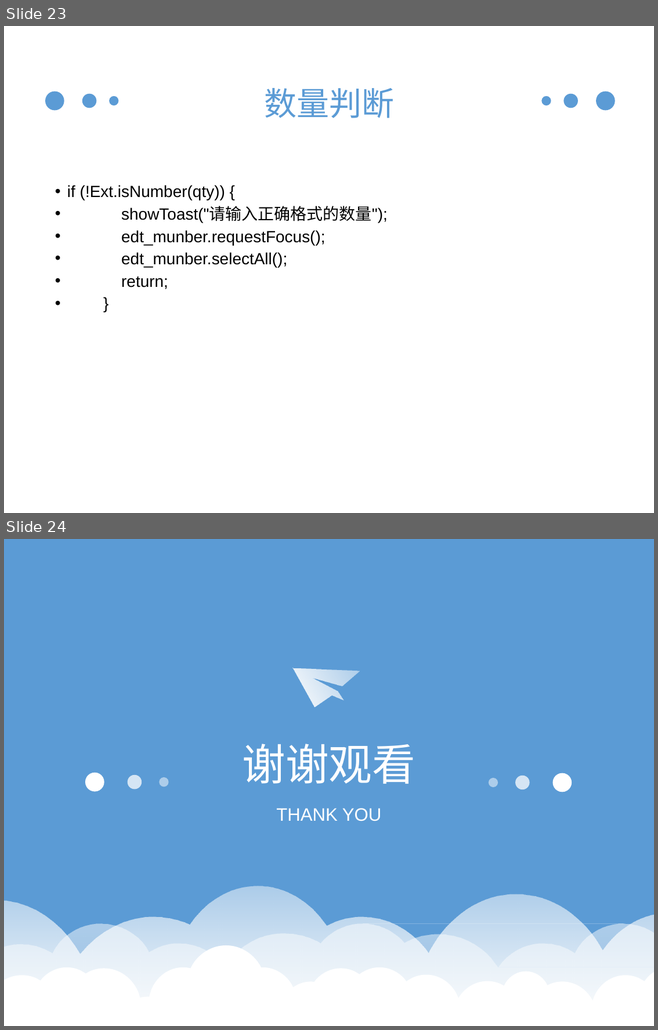
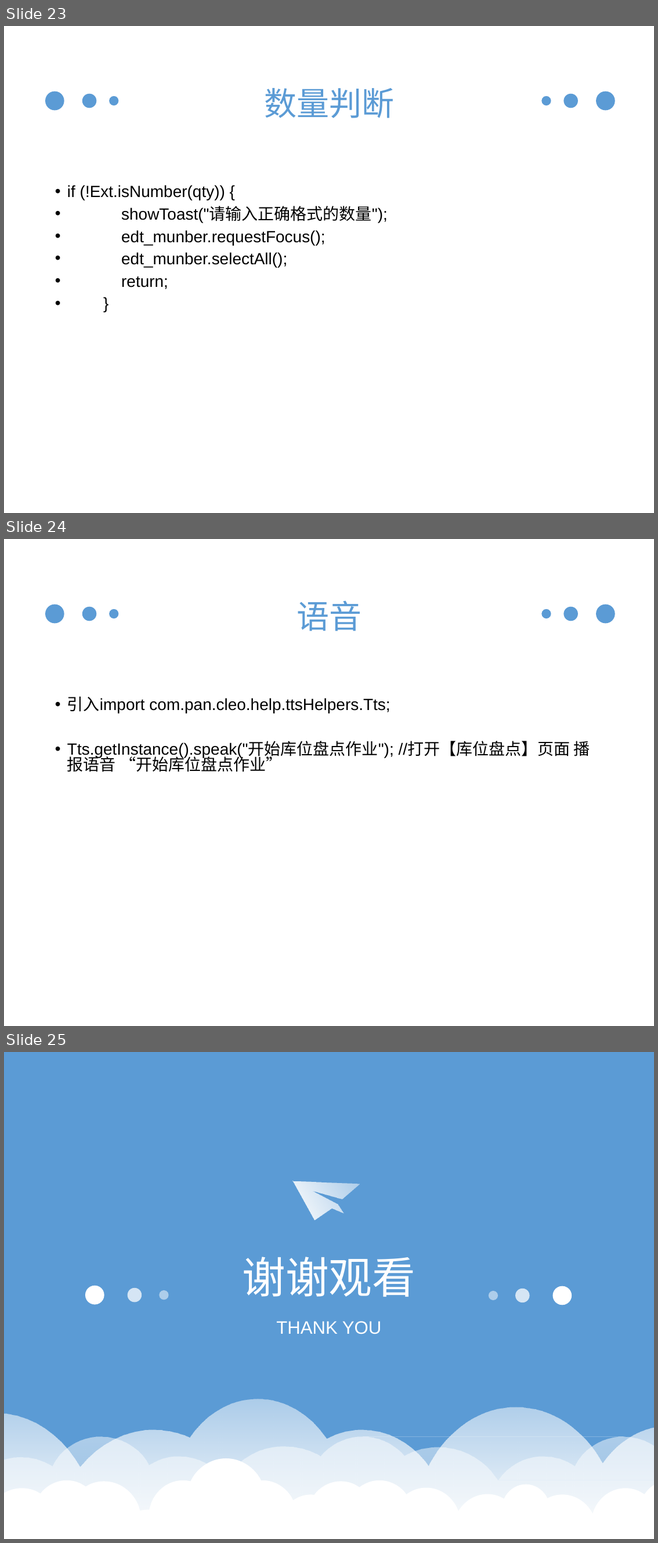
Before and after one commit to kankaiaierke/sgTechnicalFile, a slide deck: 开发手册/pda/PDA开发流程手册.ppt. Shown one above the other, each under a label of ours: slides 23 and 24 before the commit, slides 23, 24 and 25 after it. The pictures are 658x1030 and 658x1543 pixels, drawn with LibreOffice and Linux fonts; fonts in the diff are those of the drawing. Boxes give left, top, right and bottom in pixels: in the first picture for what was removed or moved away, otherwise in the second. Text is boxed around its words. In the diff, an @@ line names an element or a change of style, - is before the commit and + after.

```diff
--- a/开发手册/pda/PDA开发流程手册.ppt
+++ b/开发手册/pda/PDA开发流程手册.ppt
@@ slide 24 added at box(4, 539, 654, 1026), background #FFFFFF; not listed: 6 template elements that a slide beside it also shows @@
@@ title added at box(296, 600, 361, 631), 36 pt, text #5B9BD5 @@
+语音
@@ text added at box(67, 696, 589, 772), 18 pt, text #000000 @@
+• 引入import com.pan.cleo.help.ttsHelpers.Tts;
+• Tts.getInstance().speak("开始库位盘点作业"); //打开【库位盘点】页面 播报语音 “开始库位盘点作业”
@@ what was slide 24 is now slide 25 @@
```
Also in this commit, not shown: 1 other file.
